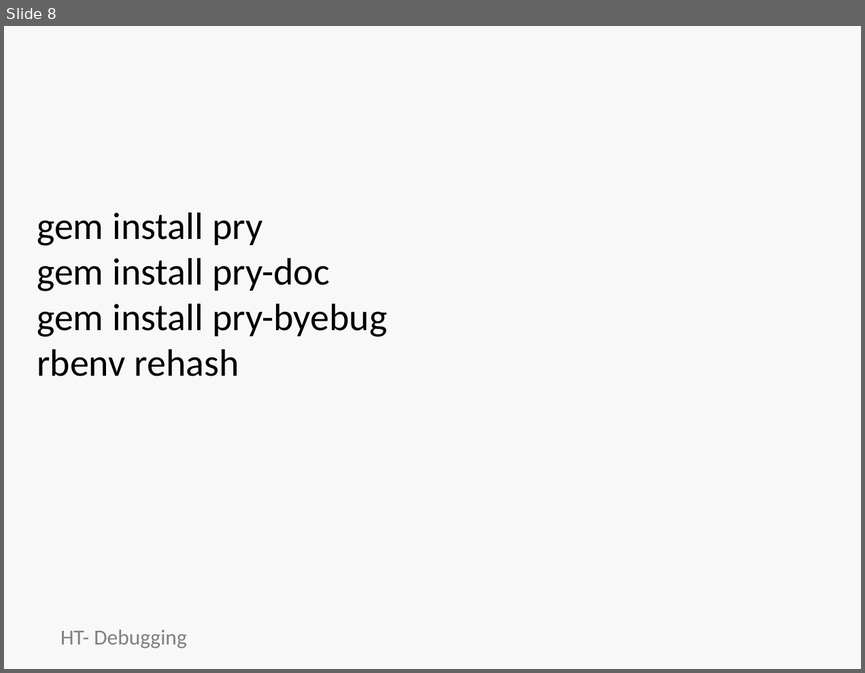
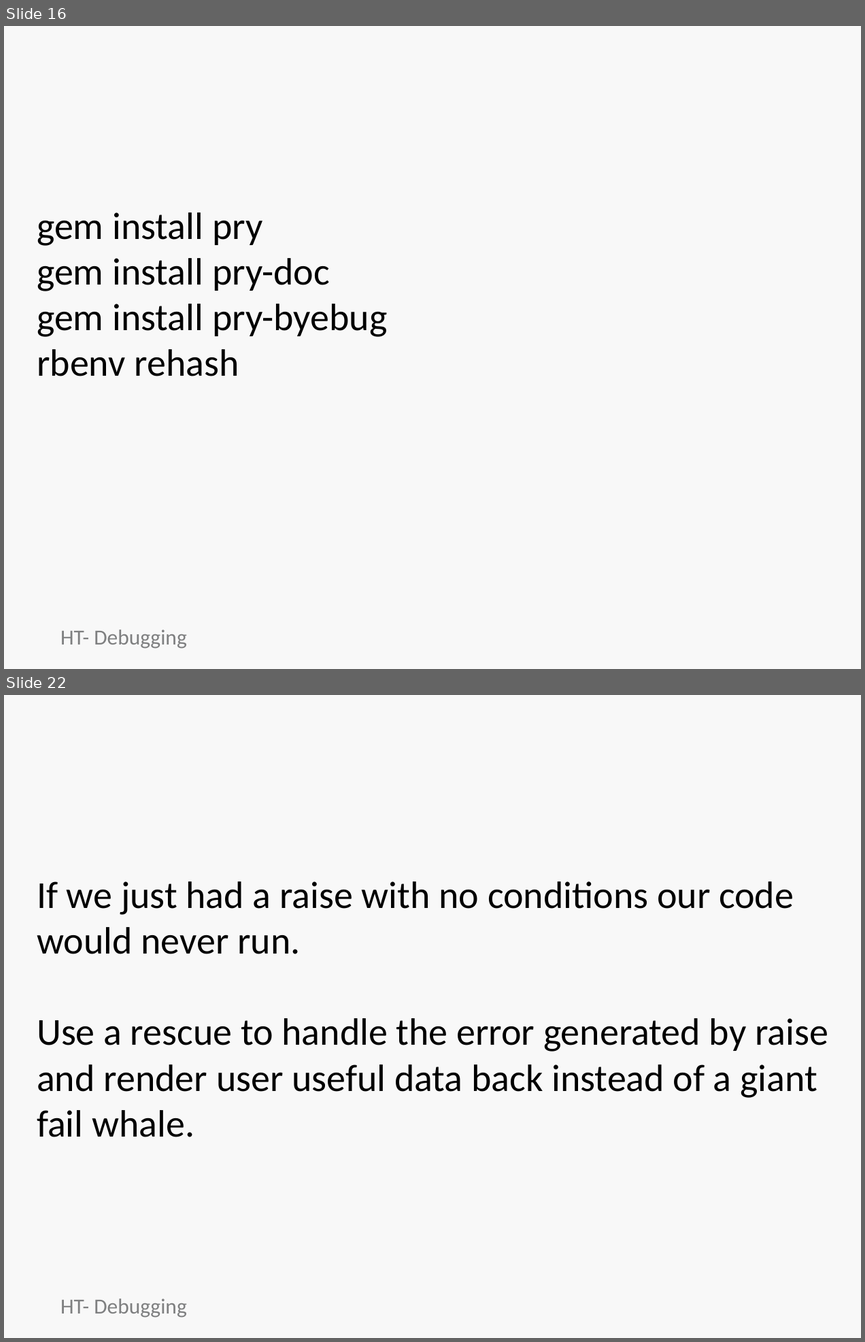
Before and after one commit to jumpcheng/debugging_notes, a slide deck: HT-debugging-basics.pptx. Shown one above the other, each under a label of ours: slide 8 before the commit, slides 16 and 22 after it; the slides between them are not shown. The pictures are 865x673 and 865x1342 pixels, drawn with LibreOffice and Linux fonts; fonts in the diff are those of the drawing; background and template pictures are left out. Boxes give left, top, right and bottom in pixels: in the first picture for what was removed or moved away, otherwise in the second. Text is boxed around its words. In the diff, an @@ line names an element or a change of style, - is before the commit and + after.

```diff
--- a/HT-debugging-basics.pptx
+++ b/HT-debugging-basics.pptx
@@ slide 22 added at <box>4,695,861,1338</box>, background picture (left out) @@
@@ title added at <box>47,705,818,813</box>, 44 pt, text #F8F8F8, bold @@
+Raise leads to Rescue
@@ text added at <box>37,881,828,1137</box>, 32 pt, text #000000 @@
+If we just had a raise with no conditions our code would never run.
+Use a rescue to handle the error generated by raise and render user useful data back instead of a giant fail whale.
@@ text added at <box>60,1298,186,1317</box>, 18 pt, text #7E7F80 @@
+HT- Debugging
@@ what was slide 8 is now slide 16 @@
```
Also in this commit, not shown: 2 slides changed, 13 other slides added, 2 slides removed, 1 other file.
